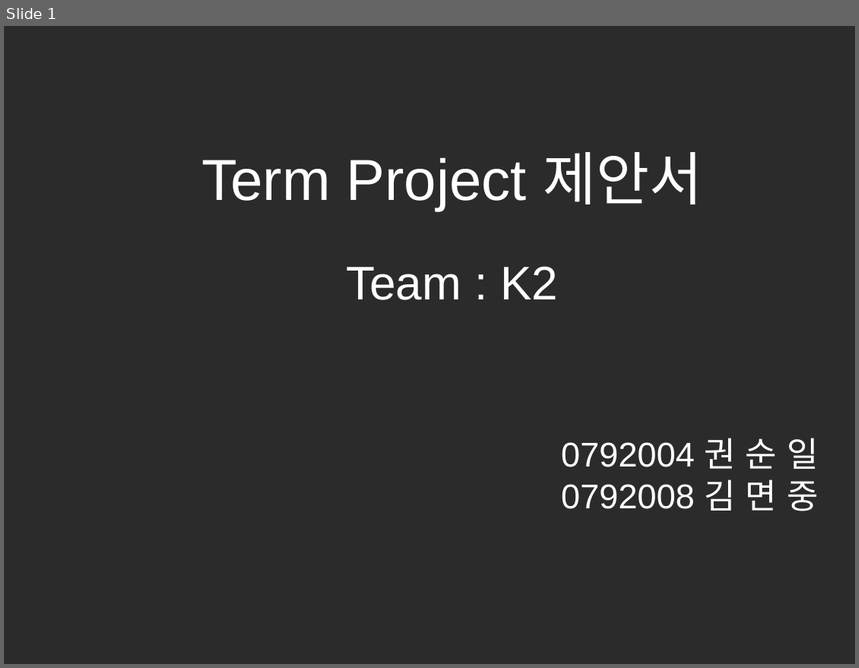
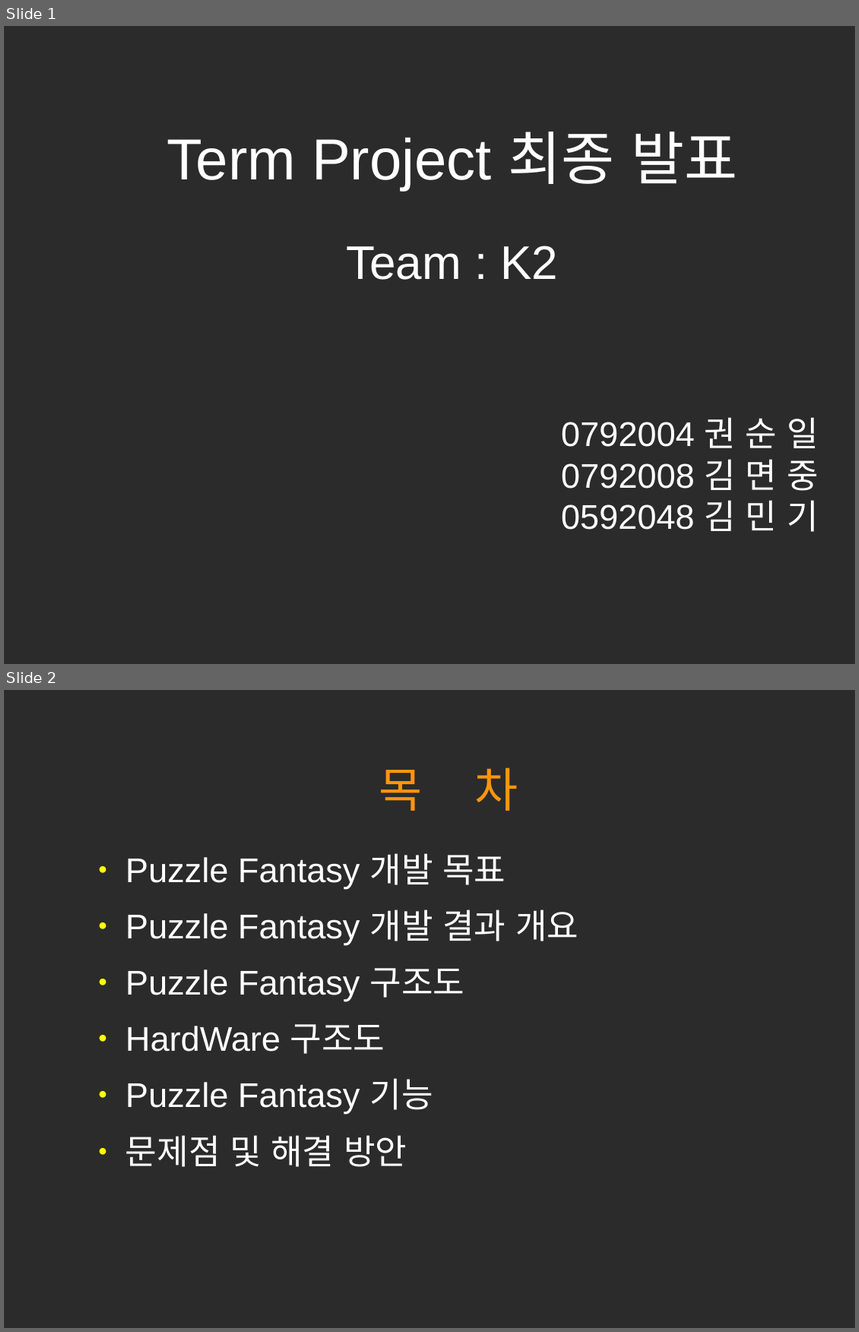
Before and after one commit to hl1itj/Team3, a slide deck: doc/term project 발표자료.odp. Shown one above the other, each under a label of ours: slide 1 before the commit, slides 1 and 2 after it. The pictures are 859x668 and 859x1332 pixels, drawn with LibreOffice and Linux fonts; fonts in the diff are those of the drawing; background and template pictures are left out; a plain dark background stands for a picture behind light text. Boxes give left, top, right and bottom in pixels: in the first picture for what was removed or moved away, otherwise in the second. Text is boxed around its words. In the diff, an @@ line names an element or a change of style, - is before the commit and + after.

```diff
--- a/doc/term project 발표자료.odp
+++ b/doc/term project 발표자료.odp
@@ slide 2 added at (4, 690, 855, 1328), background picture (left out) @@
@@ title added at (379, 768, 519, 811), 44 pt, text #FF950E @@
+목 차
@@ text added at (126, 853, 579, 1167), 32 pt, text #FFFFFF @@
+● Puzzle Fantasy 개발 목표
+● Puzzle Fantasy 개발 결과 개요
+● Puzzle Fantasy 구조도
+● HardWare 구조도
+● Puzzle Fantasy 기능
+● 문제점 및 해결 방안
@@ slide 1 changed as well @@
@@ subtitle at (167, 132, 737, 190): text changed @@
-Term Project 제안서
+Term Project 최종 발표
@@ subtitle at (561, 500, 819, 532): paragraph added @@
+0592048 김 민 기
```
Also in this commit, not shown: 2 other slides changed, 3 other slides added, 5 slides removed, 2 other files.
